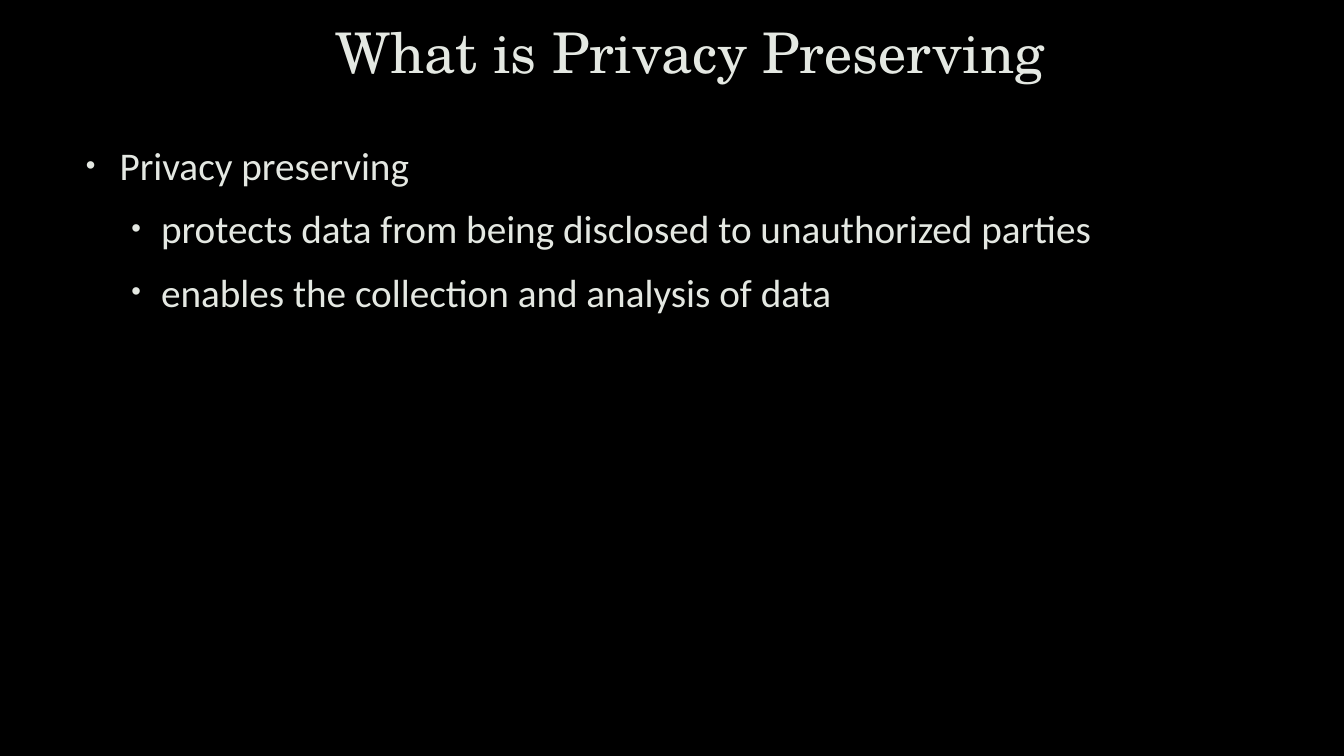
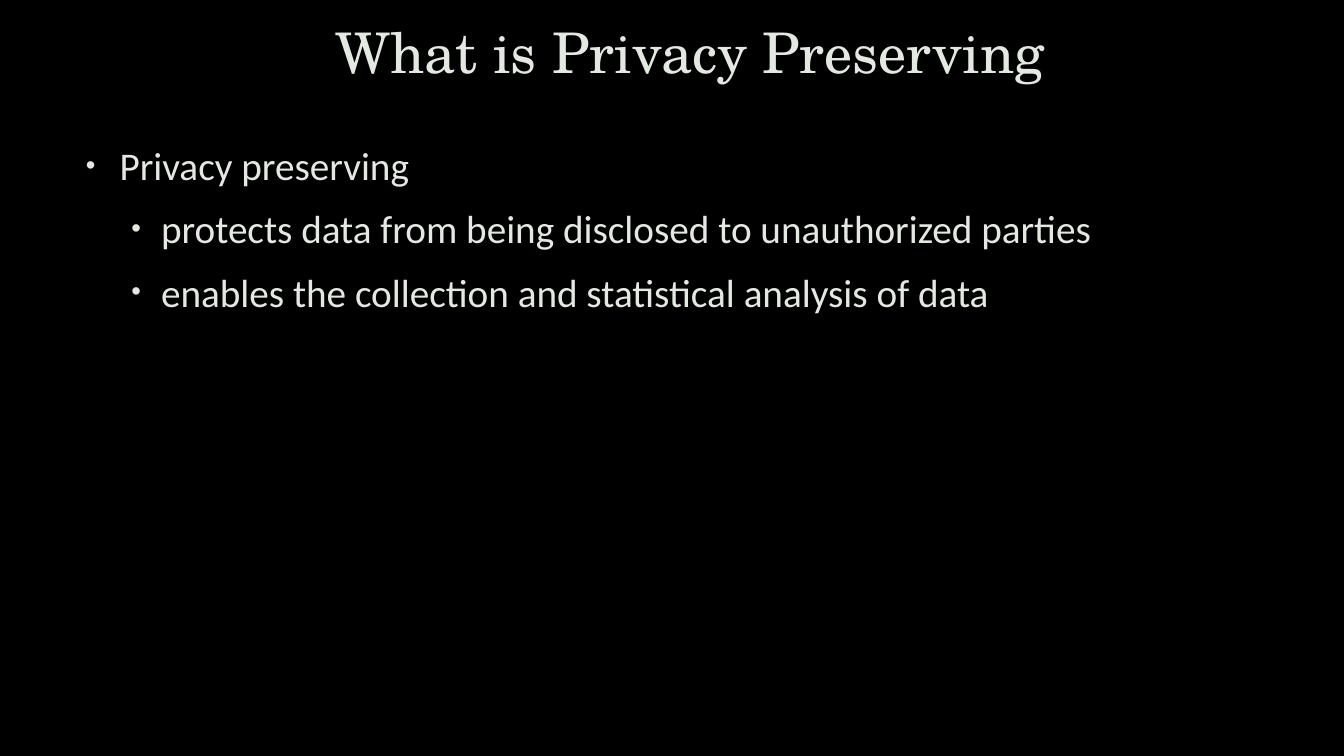
Before and after one commit to uwacyber/cits1003, a slide deck: slide 7 of cits1003-lecture_slides/CITS1003-A Cyber Law and CI_CPS-exercises.pptx. Drawn at 1344x756 pixels with LibreOffice and Linux fonts; fonts in the diff are those of the drawing; background and template pictures are left out. Boxes give left, top, right and bottom in pixels: in the first picture for what was removed or moved away, otherwise in the second. Text is boxed around its words. In the diff, an @@ line names an element or a change of style, - is before the commit and + after.

```diff
--- a/cits1003-lecture_slides/CITS1003-A Cyber Law and CI_CPS-exercises.pptx
+++ b/cits1003-lecture_slides/CITS1003-A Cyber Law and CI_CPS-exercises.pptx
@@ text at <box>161,279,988,314</box>: text changed @@
-  • enables the collection and analysis of data
+  • enables the collection and statistical analysis of data
```
Also in this commit, not shown: 33 other slides changed, 13 slides added, 19 slides removed.
